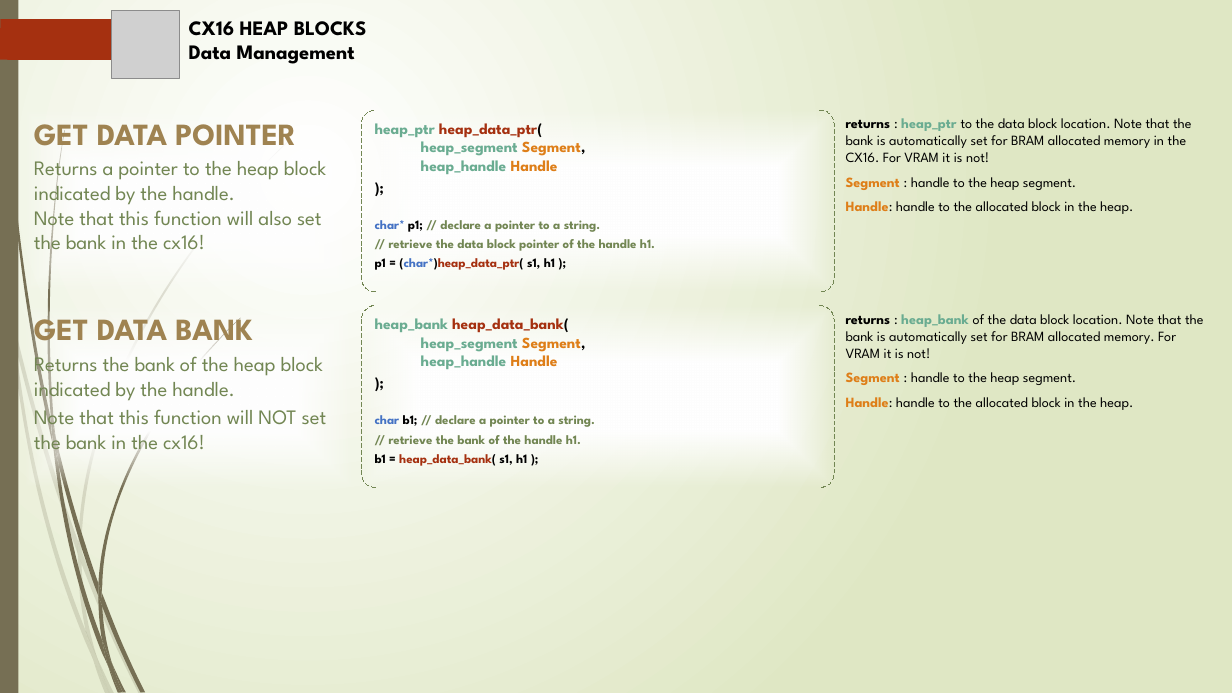
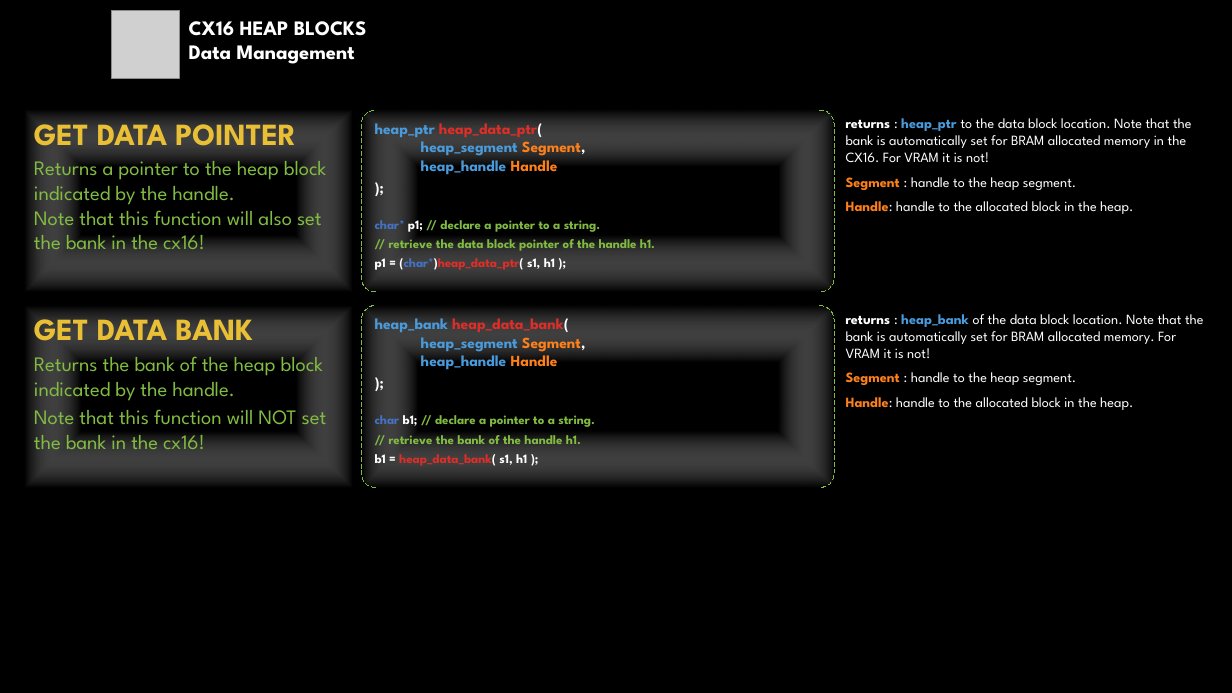
Before and after one commit to FlightControl-User/x16-code, a slide deck: slide 6 of x16-docs/cx16_vram_lru_cache.pptx. Drawn at 1232x693 pixels with LibreOffice and Linux fonts; fonts in the diff are those of the drawing; grey boxes stand for pictures; background and template pictures are left out. Boxes give left, top, right and bottom in pixels: in the first picture for what was removed or moved away, otherwise in the second. Text is boxed around its words. In the diff, an @@ line names an element or a change of style, - is before the commit and + after.

```diff
--- a/x16-docs/cx16_vram_lru_cache.pptx
+++ b/x16-docs/cx16_vram_lru_cache.pptx
@@ background gradient #FFFFFF to #DFE8C4 to #000000 @@
@@ rectangle removed at [0, 0, 18, 693] @@
@@ freeform shape removed at [0, 19, 139, 60] @@
@@ text "CX16 HEAP BLOCKS" at [189, 21, 367, 64]: text colour #000000 to #FFFFFF @@
@@ rectangle "GET DATA POINTER": place and size @@
-rectangle "GET DATA POINTER" at [34, 124, 326, 256]
+rectangle "GET DATA POINTER" at [25, 110, 352, 292]
@@ rectangle "GET DATA POINTER" at [25, 110, 352, 292]: text colour #9F8351 to #E9BF35 in "GET DATA POINTER"; text colour #728653 to #81BB42 in "Returns a pointer to the heap block ..."; fill none to gradient #000000 to #FFFFFF @@
@@ bracket pair "heap_ptr heap_data_ptr( heap_segment Segment, heap_handle ..." at [361, 110, 835, 292]: text colour #6AAC91 to #4A9BDC in "heap_ptr heap_segment heap_handle"; text colour #A53010 to #DF2E28 in "heap_data_ptr(", "(char*)heap_data_ptr("; text colour #000000 to #FFFFFF in "heap_data_ptr( Segment,", ");", "p1;", "p1 = (char*)heap_data_ptr( s1, h1 );"; text colour #DE7E18 to #FE801A in "Segment, Handle"; text colour #728653 to #81BB42 in "// declare a pointer to a string.", "// retrieve the data block pointer of ..."; fill gradient #FFFFFF to gradient #000000 to #FFFFFF; outline #728653 0.75 pt dashed to #81BB42 0.75 pt dashed @@
@@ text "returns : heap_ptr to the ..." at [846, 118, 1192, 214]: text colour #000000 to #FFFFFF in "returns : to the data block location. ...", ": handle to the heap segment.", "Handle: handle to the allocated block in ..."; text colour #6AAC91 to #4A9BDC in "heap_ptr"; text colour #DE7E18 to #FE801A in "Segment", "Handle:" @@
@@ rectangle "GET DATA BANK": place and size @@
-rectangle "GET DATA BANK" at [34, 309, 327, 456]
+rectangle "GET DATA BANK" at [25, 306, 352, 488]
@@ rectangle "GET DATA BANK" at [25, 306, 352, 488]: text colour #9F8351 to #E9BF35 in "GET DATA BANK"; text colour #728653 to #81BB42 in "Returns the bank of the heap block ...", "Note that this function will NOT set ..."; fill none to gradient #000000 to #FFFFFF @@
@@ bracket pair "heap_bank heap_data_bank( heap_segment Segment, heap_handle ..." at [361, 306, 835, 488]: text colour #6AAC91 to #4A9BDC in "heap_bank heap_segment heap_handle"; text colour #A53010 to #DF2E28 in "heap_data_bank(", "heap_data_bank("; text colour #000000 to #FFFFFF in "heap_data_bank( Segment,", ");", "b1;", "b1 = heap_data_bank( s1, h1 );"; text colour #DE7E18 to #FE801A in "Segment, Handle"; text colour #728653 to #81BB42 in "// declare a pointer to a string.", "// retrieve the bank of the handle ..."; fill gradient #FFFFFF to gradient #000000 to #FFFFFF; outline #728653 0.75 pt dashed to #81BB42 0.75 pt dashed @@
@@ text "returns : heap_bank of the ..." at [846, 314, 1204, 410]: text colour #000000 to #FFFFFF in "returns : of the data block location. ...", ": handle to the heap segment.", "Handle: handle to the allocated block in ..."; text colour #6AAC91 to #4A9BDC in "heap_bank"; text colour #DE7E18 to #FE801A in "Segment", "Handle:" @@
@@ group removed at [0, 141, 288, 693]: 10 freeform shapes @@
@@ group removed at [3, 0, 240, 693]: 12 freeform shapes @@
```
Also in this commit, not shown: 13 other slides changed, 8 other files.
